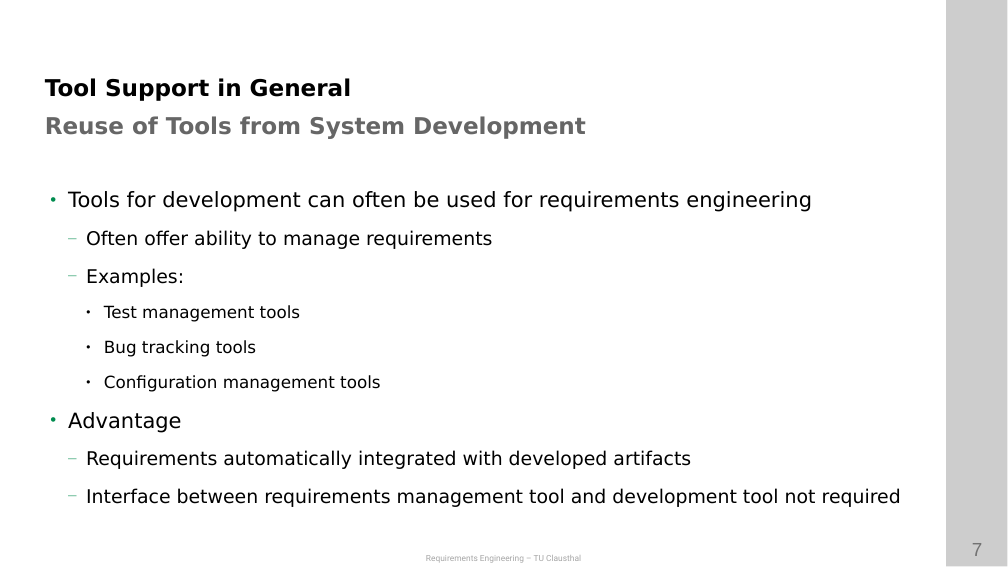
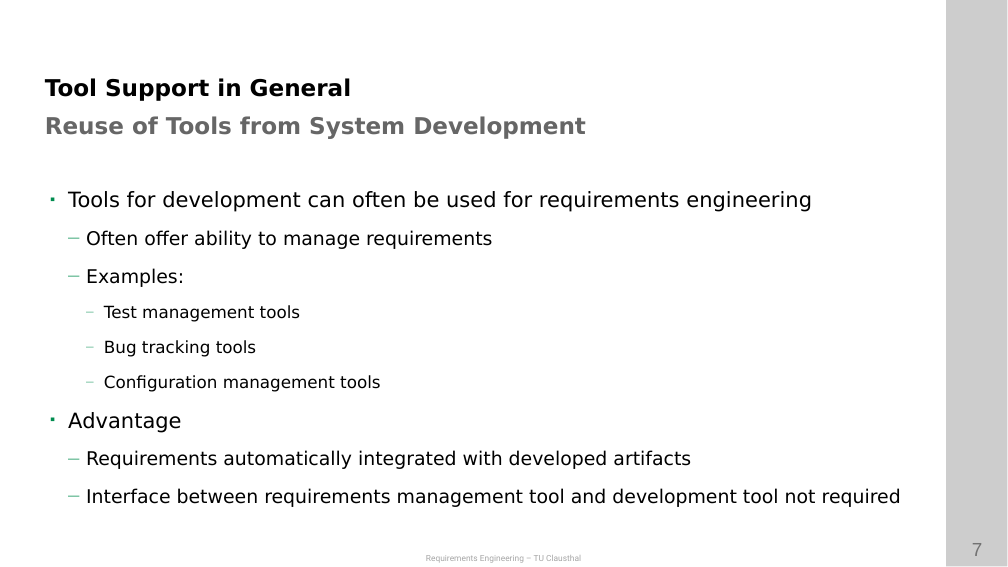
Before and after one commit to ETCE-LAB/teaching-material, a slide deck: slide 7 of Requirements-Engineering/RE-L13_Tool-Support.pptx. Drawn at 1008x567 pixels with LibreOffice and Linux fonts; fonts in the diff are those of the drawing; background and template pictures are left out. Boxes give left, top, right and bottom in pixels: in the first picture for what was removed or moved away, otherwise in the second. Text is boxed around its words. In the diff, an @@ line names an element or a change of style, - is before the commit and + after.

```diff
--- a/Requirements-Engineering/RE-L13_Tool-Support.pptx
+++ b/Requirements-Engineering/RE-L13_Tool-Support.pptx
@@ text "Tools for development can often ..." at box(68, 191, 901, 507): bullet • to ◾; bullet ● to —; bullet colour #000000 to #008C4F @@
```
Also in this commit, not shown: 3 other slides changed, 1 other file.
